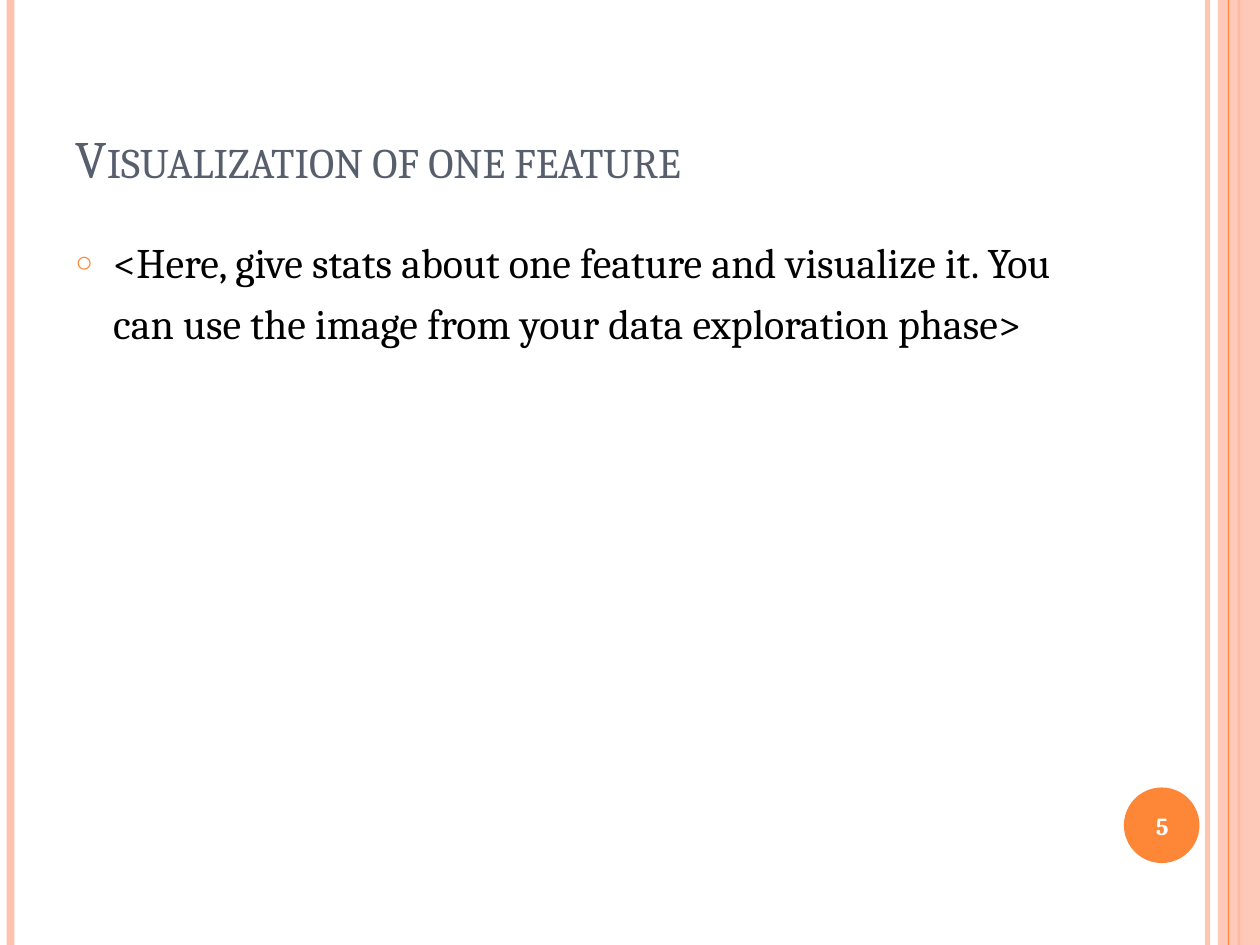
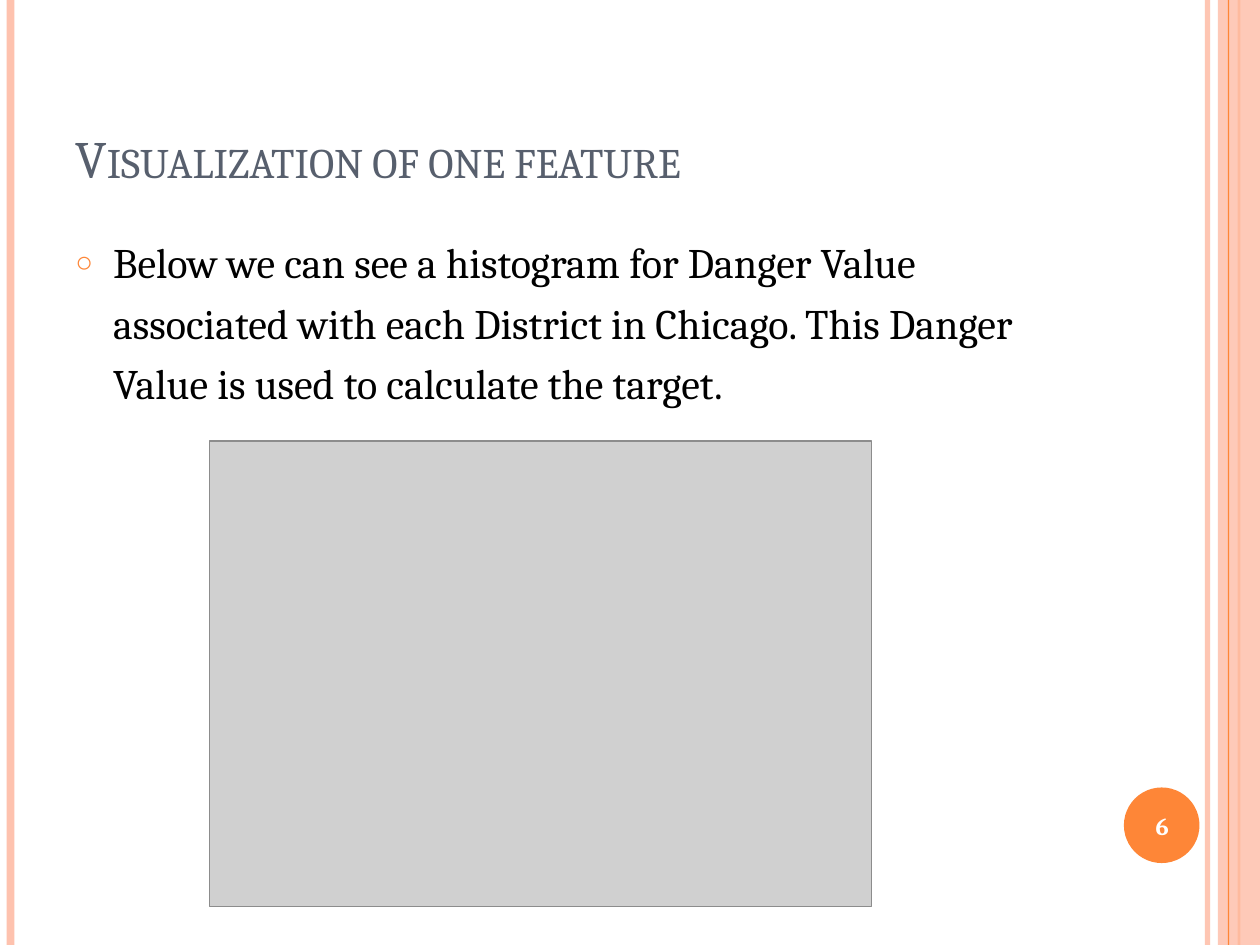
Before and after one commit to zee1159/Safe-Area-Prediction-Machine-Learning-Project, a slide deck: slide 6 of project-presentation-template.pptx (slide 5 before the commit). Drawn at 1260x945 pixels with LibreOffice and Linux fonts; fonts in the diff are those of the drawing; grey boxes stand for pictures. Boxes give left, top, right and bottom in pixels: in the first picture for what was removed or moved away, otherwise in the second. Text is boxed around its words. In the diff, an @@ line names an element or a change of style, - is before the commit and + after.

```diff
--- a/project-presentation-template.pptx
+++ b/project-presentation-template.pptx
@@ text at <box>113,248,1012,409</box>: text changed @@
-○ <Here, give stats about one feature and visualize it. You can use the image from your data exploration phase>
+○ Below we can see a histogram for Danger Value associated with each District in Chicago. This Danger Value is used to calculate the target.
@@ picture added at <box>209,441,872,906</box> @@
@@ page number at <box>1156,818,1169,835</box>: text changed @@
-5
+6
```
Also in this commit, not shown: 4 other slides changed, 1 slide added, 2 other files.
